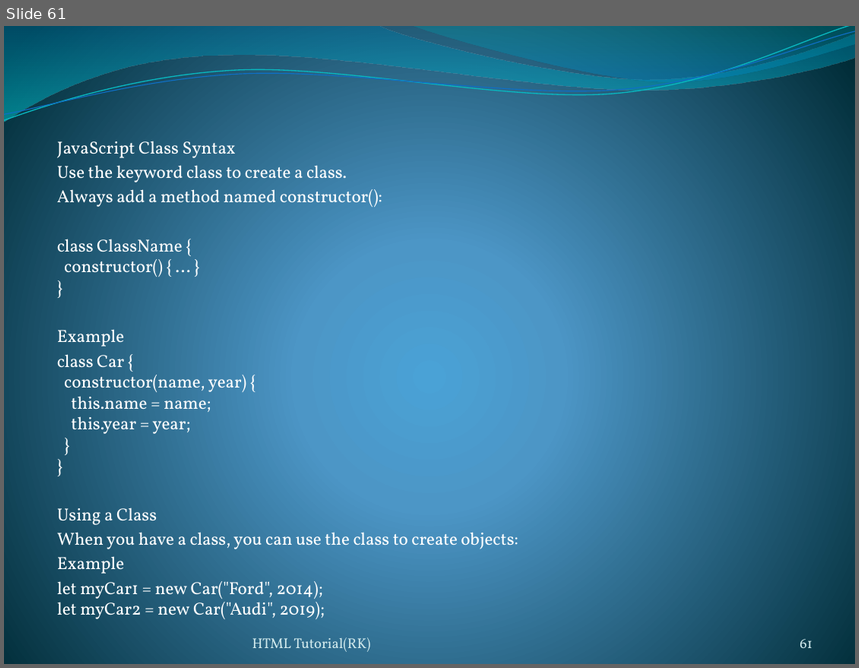
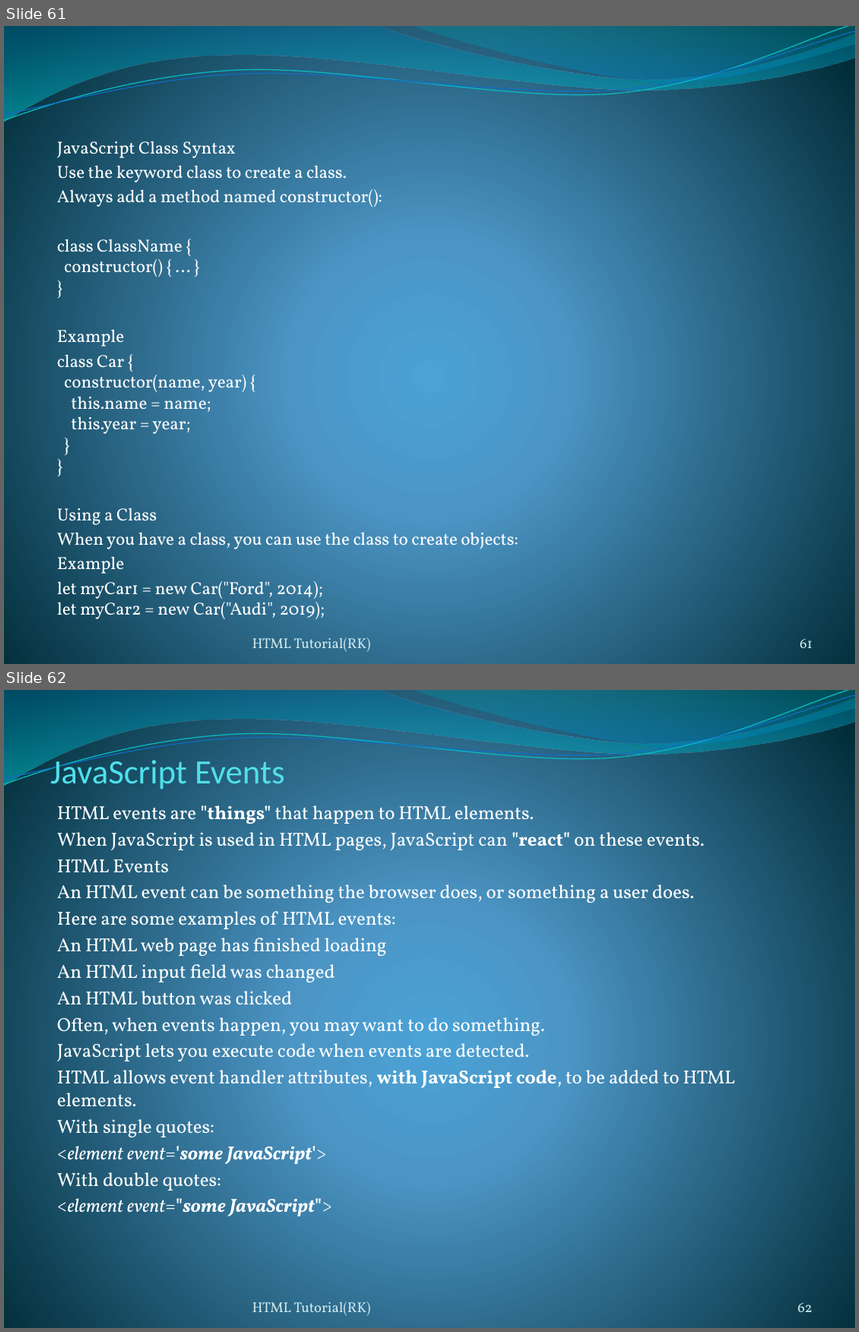
Before and after one commit to rakeshpriyad/tutorial-react-html-css-js-java, a slide deck: JavaScript.pptx. Shown one above the other, each under a label of ours: slide 61 before the commit, slides 61 and 62 after it. The pictures are 859x668 and 859x1332 pixels, drawn with LibreOffice and Linux fonts; fonts in the diff are those of the drawing. Boxes give left, top, right and bottom in pixels: in the first picture for what was removed or moved away, otherwise in the second. Text is boxed around its words. In the diff, an @@ line names an element or a change of style, - is before the commit and + after.

```diff
--- a/JavaScript.pptx
+++ b/JavaScript.pptx
@@ slide 62 added at box(4, 690, 855, 1328), background gradient #4AA0D6 to #4C98C7 to #002C38; not listed: 4 template elements that a slide beside it also shows @@
@@ title added at box(50, 755, 285, 789), 28.8 pt, text #51E0EA @@
+JavaScript Events
@@ subtitle added at box(57, 806, 736, 1217), 16 pt, text #FFFFFF @@
+HTML events are "things" that happen to HTML elements.
+When JavaScript is used in HTML pages, JavaScript can "react" on these events.
+HTML Events
+An HTML event can be something the browser does, or something a user does.
+Here are some examples of HTML events:
+An HTML web page has finished loading
+An HTML input field was changed
+An HTML button was clicked
+Often, when events happen, you may want to do something.
+JavaScript lets you execute code when events are detected.
+HTML allows event handler attributes, with JavaScript code, to be added to HTML elements.
+With single quotes:
+<element event='some JavaScript'>
+With double quotes:
+<element event="some JavaScript">
@@ text added at box(253, 1302, 370, 1316), 12 pt, text #D1EAEE @@
+HTML Tutorial(RK)
@@ page number added at box(798, 1303, 813, 1312), 12 pt, text #D1EAEE @@
+62
```
Also in this commit, not shown: 32 other slides added, 11 other files.
